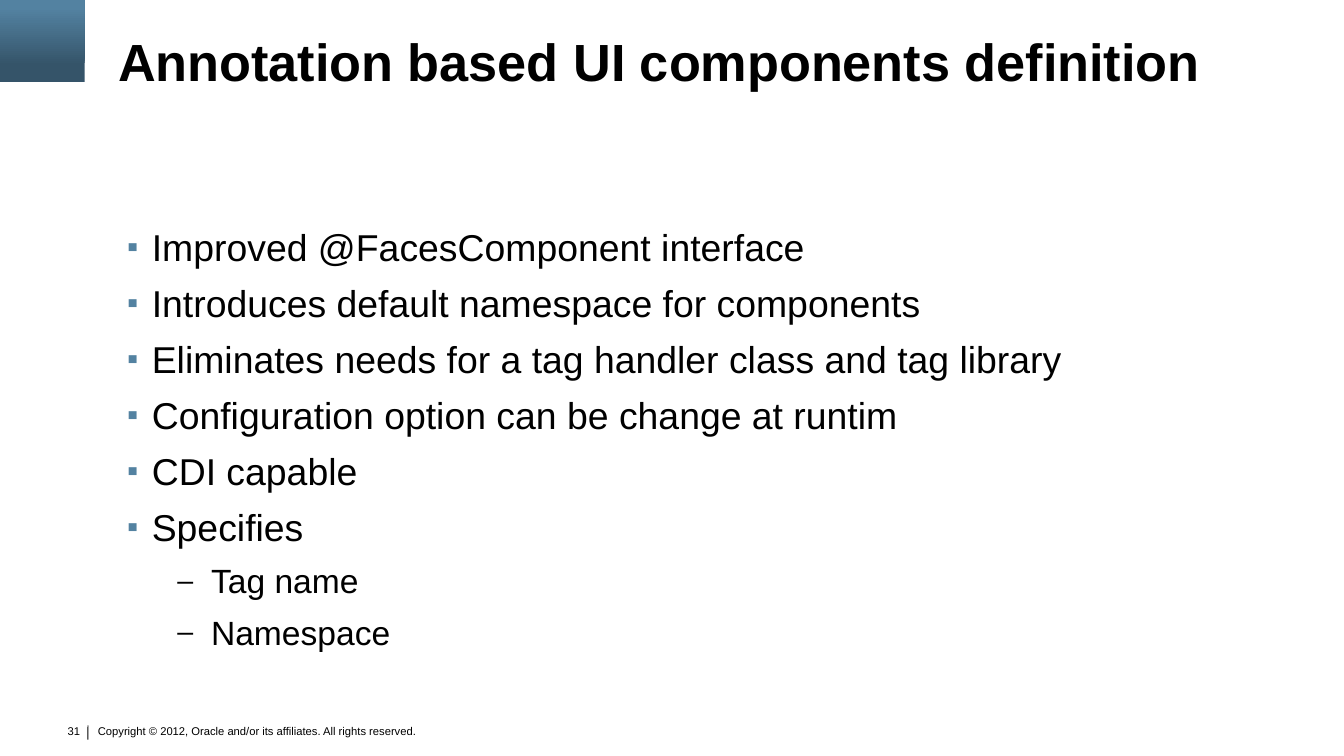
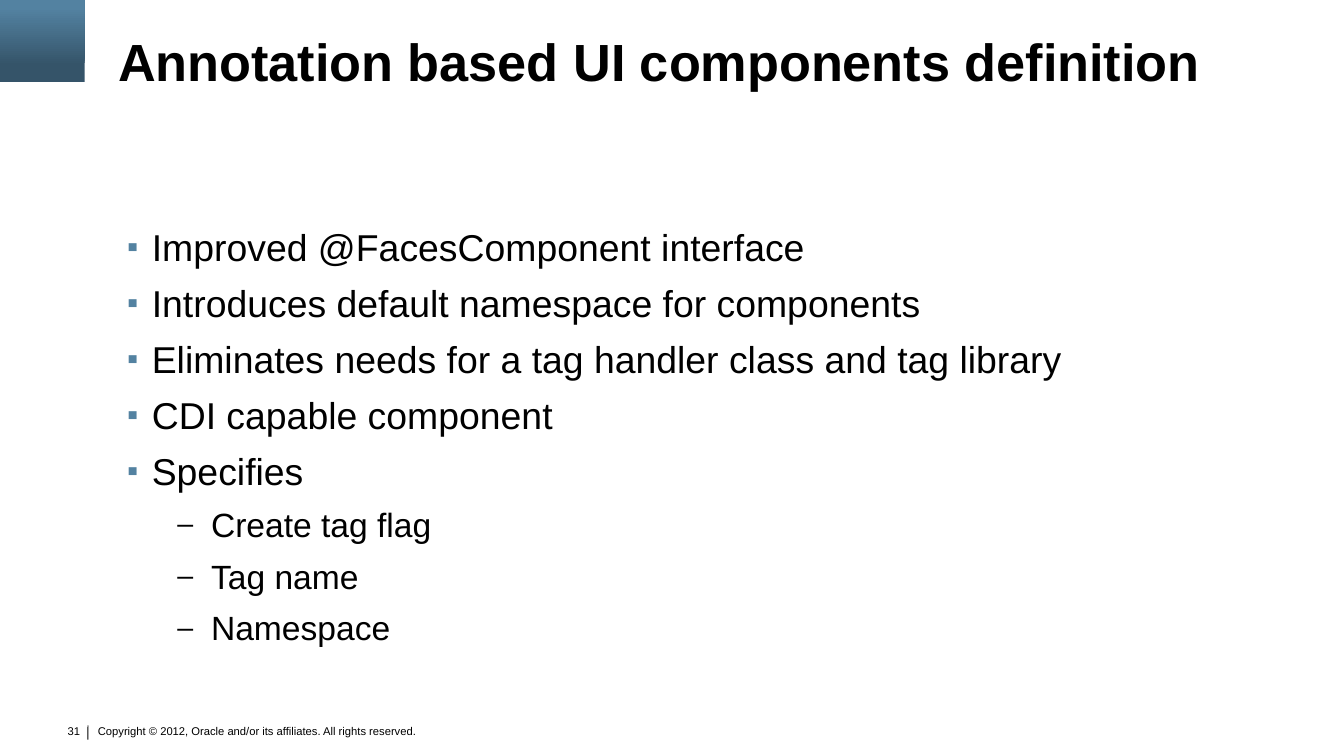
Before and after one commit to marfous/j1demo-pf, a slide deck: slide 31 of con3638.pptx. Drawn at 1344x756 pixels with LibreOffice and Linux fonts; fonts in the diff are those of the drawing; background and template pictures are left out. Boxes give left, top, right and bottom in pixels: in the first picture for what was removed or moved away, otherwise in the second. Text is boxed around its words. In the diff, an @@ line names an element or a change of style, - is before the commit and + after.

```diff
--- a/con3638.pptx
+++ b/con3638.pptx
@@ text at (152,402,553,436): text changed @@
-▪ Configuration option can be change at runtim
-▪ CDI capable
+▪ CDI capable component
@@ text at (211,512,431,543): paragraph added @@
+  – Create tag flag
```
Also in this commit, not shown: 7 other slides changed.
